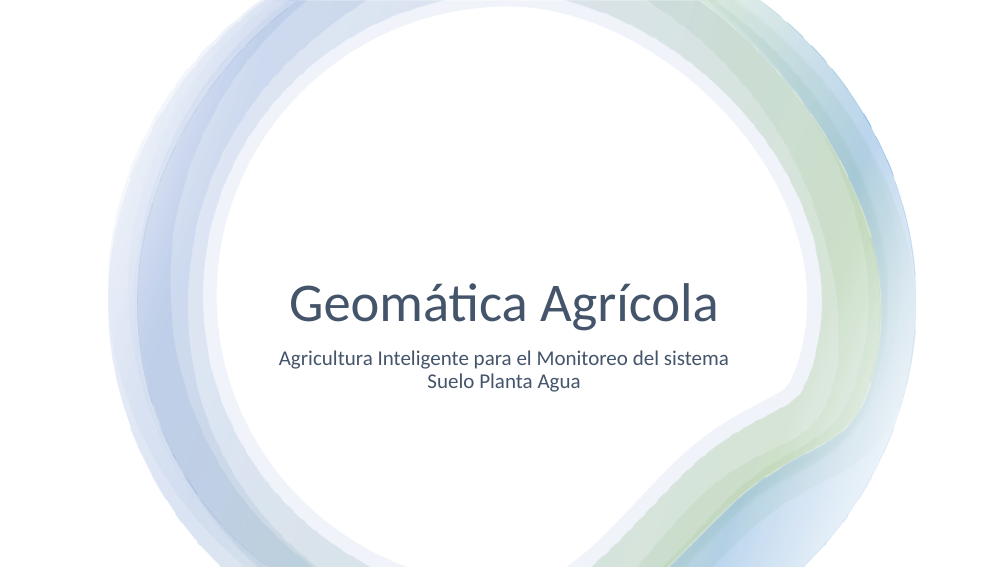
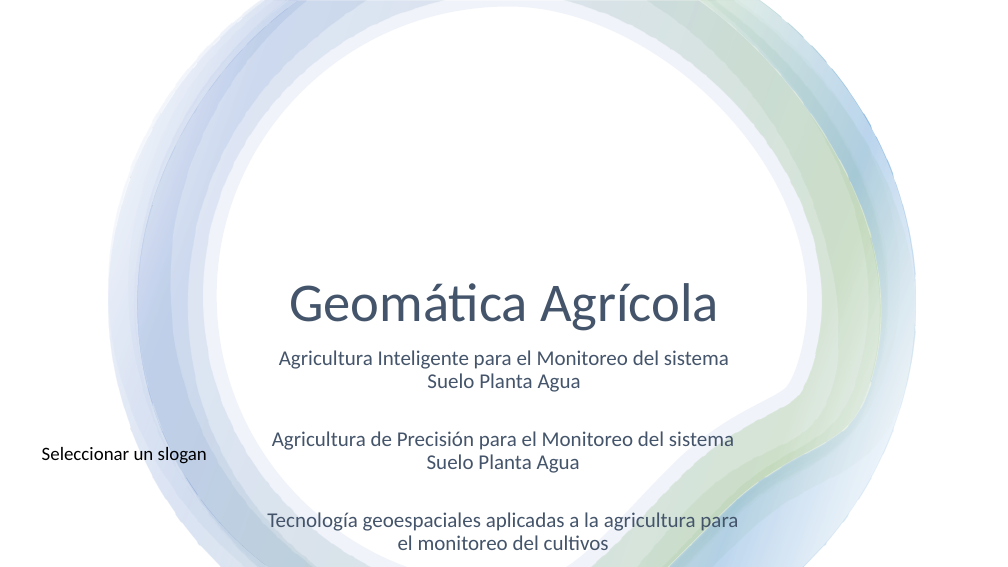
Before and after one commit to Sud-Austral/DATA-AGRO, a slide deck: slide 1 of Diseño/Chile/Geomática Agrícola_app.pptx. Drawn at 1008x567 pixels with LibreOffice and Linux fonts; fonts in the diff are those of the drawing. Boxes give left, top, right and bottom in pixels: in the first picture for what was removed or moved away, otherwise in the second. Text is boxed around its words. In the diff, an @@ line names an element or a change of style, - is before the commit and + after.

```diff
--- a/Diseño/Chile/Geomática Agrícola_app.pptx
+++ b/Diseño/Chile/Geomática Agrícola_app.pptx
@@ text added at (42, 447, 207, 464), 18 pt, text #000000 @@
+Seleccionar un slogan
@@ text added at (272, 431, 734, 473), 20 pt, text #44546A @@
+Agricultura de Precisión para el Monitoreo del sistema Suelo Planta Agua
@@ text added at (267, 509, 738, 556), 20 pt, text #44546A @@
+Tecnología geoespaciales aplicadas a la agricultura para el monitoreo del cultivos
```
Also in this commit, not shown: 2 other slides changed, 7 slides added, 8 other files.
